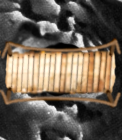
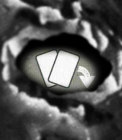
Two versions of the same layered image (w=122, h=140). Layer-by-layer changes:
hid "Layer #2", painted on it over (0, 5, 122, 140)
painted on "Pasted Layer" over (0, 0, 122, 140)
painted on "Layer #3" over (16, 45, 102, 96)
hid "Layer", opacity 34% → 100% over (0, 0, 122, 140)
showed "HS_RUBBLE_2.PNG" over (0, 0, 122, 140)
